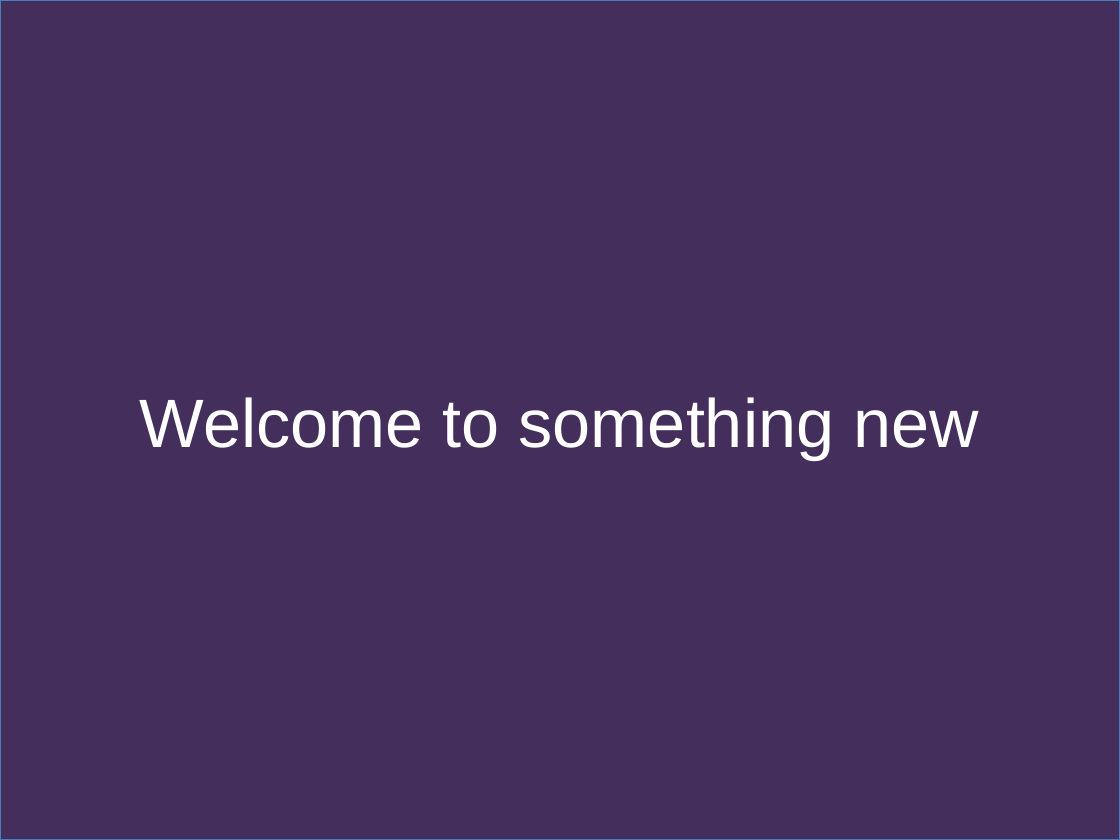
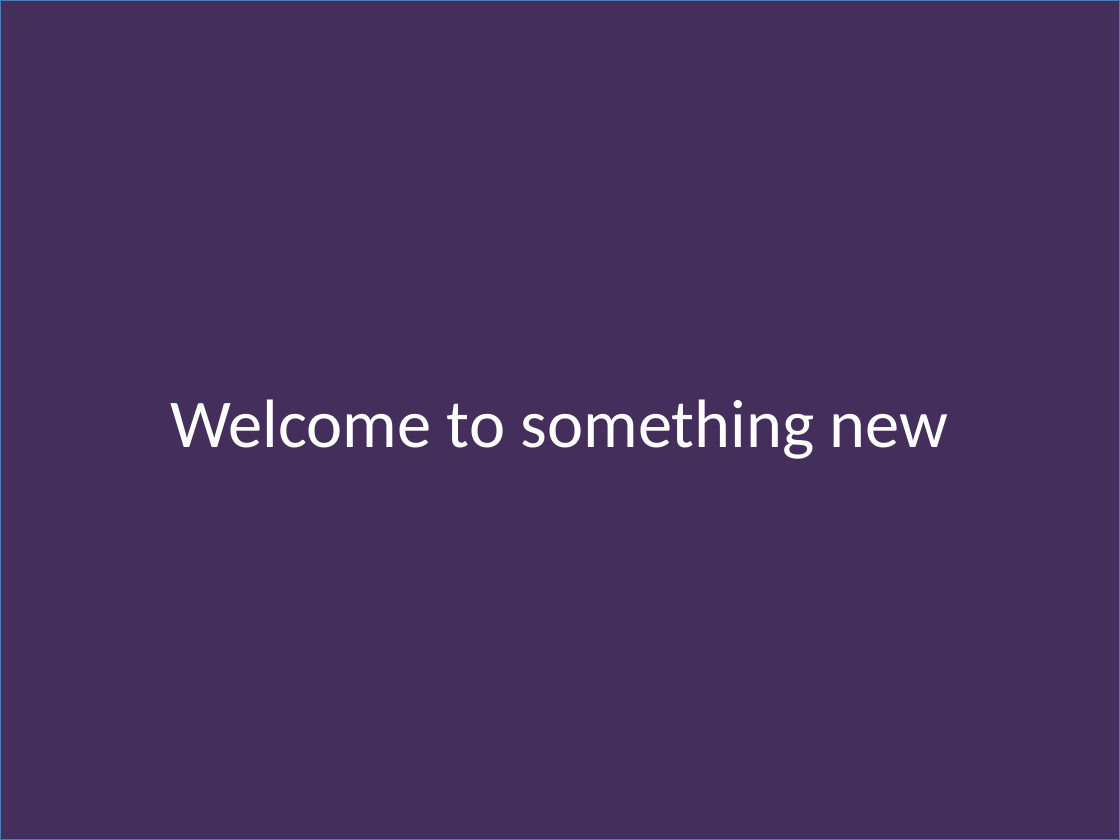
Before and after one commit to mguthrie67/website, a slide deck: slide 1 of images/slider/17ways website.pptx. Drawn at 1120x840 pixels with LibreOffice and Linux fonts; fonts in the diff are those of the drawing. Boxes give left, top, right and bottom in pixels: in the first picture for what was removed or moved away, otherwise in the second. Text is boxed around its words. In the diff, an @@ line names an element or a change of style, - is before the commit and + after.

```diff
--- a/images/slider/17ways website.pptx
+++ b/images/slider/17ways website.pptx
@@ rectangle "Welcome to something new" at (x1=0, y1=0, x2=1120, y2=840): font Arial to Calibri @@
```
Also in this commit, not shown: 1 other slide changed, 1 slide added, 2 slides removed, 5 other files.
